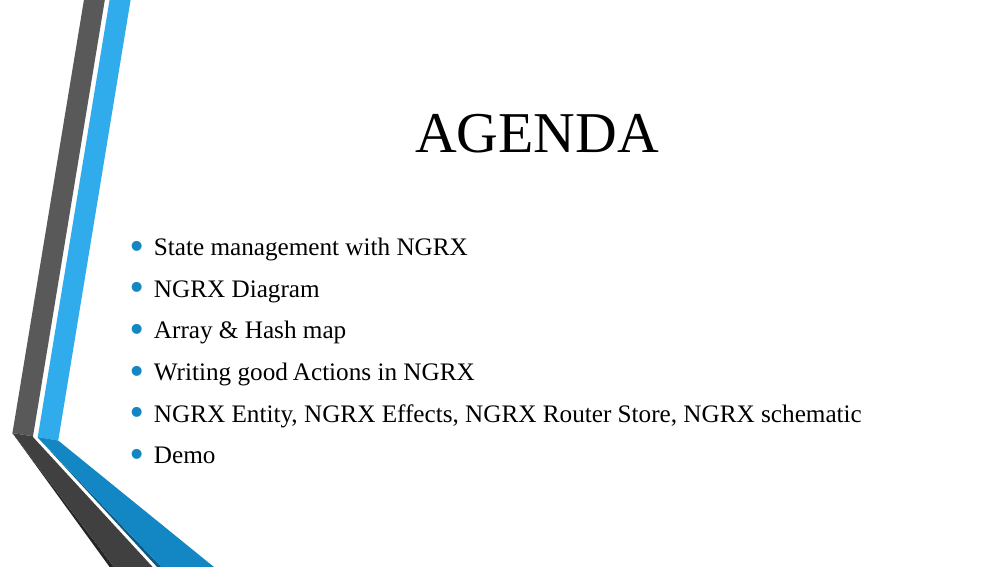
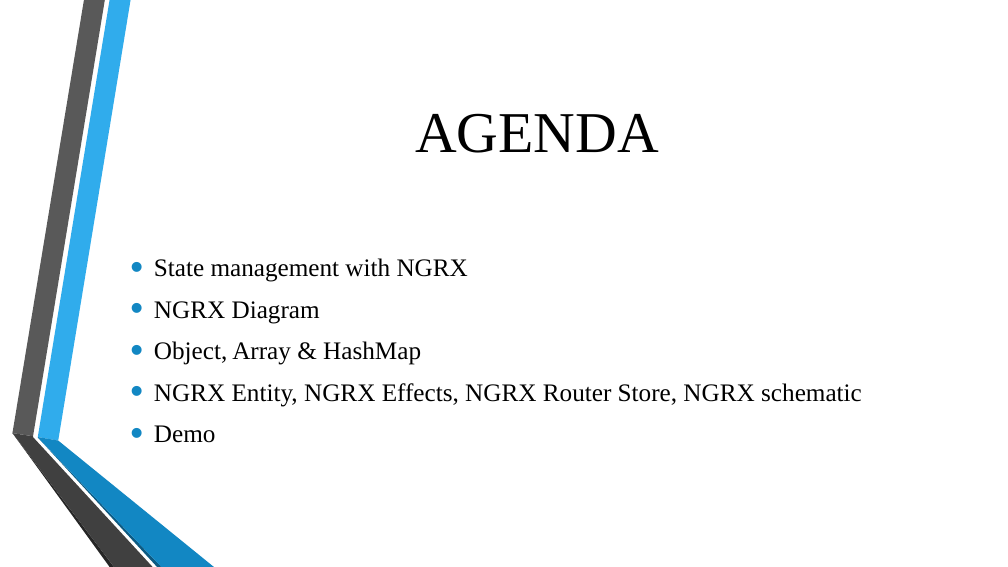
Before and after one commit to ngohungphuc/Presentation, a slide deck: slide 2 of NgRx/NGRX Part 2.pptx. Drawn at 1008x567 pixels with LibreOffice and Linux fonts; fonts in the diff are those of the drawing; background and template pictures are left out. Boxes give left, top, right and bottom in pixels: in the first picture for what was removed or moved away, otherwise in the second. Text is boxed around its words. In the diff, an @@ line names an element or a change of style, - is before the commit and + after.

```diff
--- a/NgRx/NGRX Part 2.pptx
+++ b/NgRx/NGRX Part 2.pptx
@@ text at [154,341,421,365]: text changed @@
-• Array & Hash map
-• Writing good Actions in NGRX
+• Object, Array & HashMap
```
Also in this commit, not shown: 1 slide added, 1 other file.
